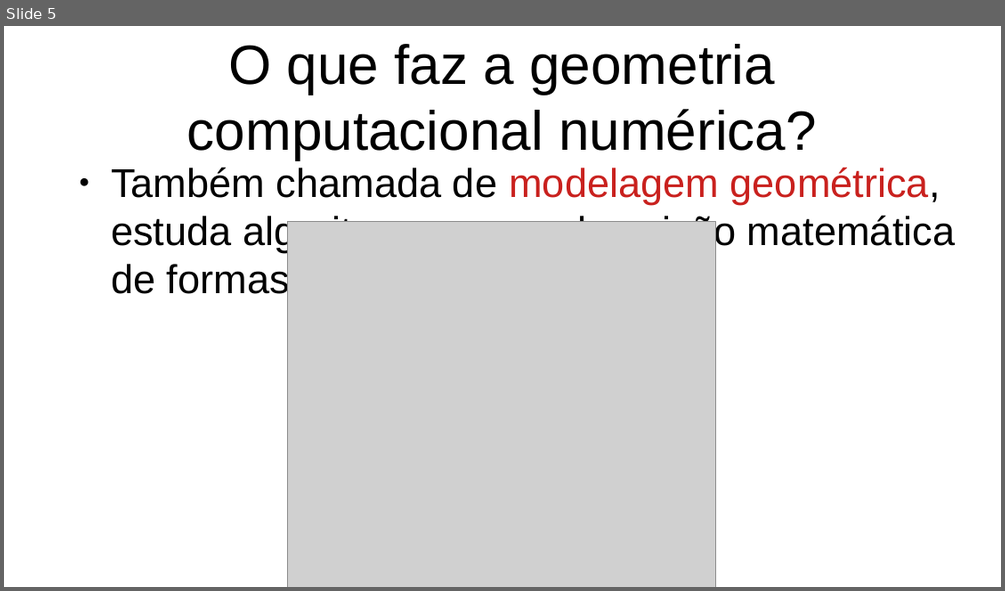
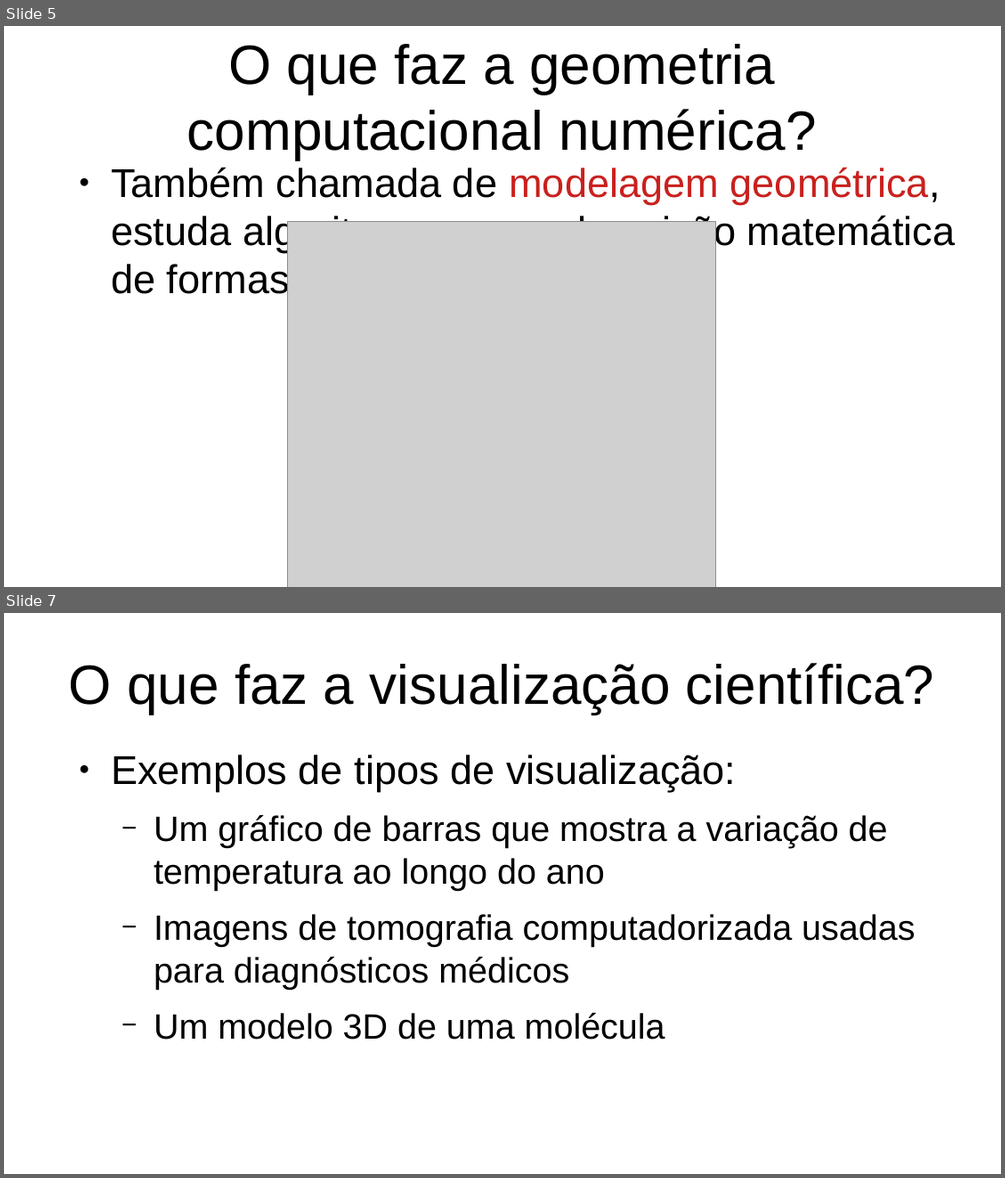
Before and after one commit to gcgfurb/CG_2024-2_not_equipe-01, a slide deck: Unidade1/slides.odp. Shown one above the other, each under a label of ours: slide 5 before the commit, slides 5 and 7 after it; the slides between them are not shown. The pictures are 1005x591 and 1005x1178 pixels, drawn with LibreOffice and Linux fonts; fonts in the diff are those of the drawing; grey boxes stand for pictures. Boxes give left, top, right and bottom in pixels: in the first picture for what was removed or moved away, otherwise in the second. Text is boxed around its words. In the diff, an @@ line names an element or a change of style, - is before the commit and + after.

```diff
--- a/Unidade1/slides.odp
+++ b/Unidade1/slides.odp
@@ slide 7 added at bbox=[4, 613, 1001, 1174], background #FFFFFF @@
@@ title added at bbox=[69, 663, 934, 714], 44 pt, text #000000 @@
+O que faz a visualização científica?
@@ text added at bbox=[111, 755, 914, 1039], 28 pt, text #000000 @@
+● Exemplos de tipos de visualização:
+  − Um gráfico de barras que mostra a variação de temperatura ao longo do ano
+  − Imagens de tomografia computadorizada usadas para diagnósticos médicos
+  − Um modelo 3D de uma molécula
```
Also in this commit, not shown: 5 other slides added, 2 other files.
